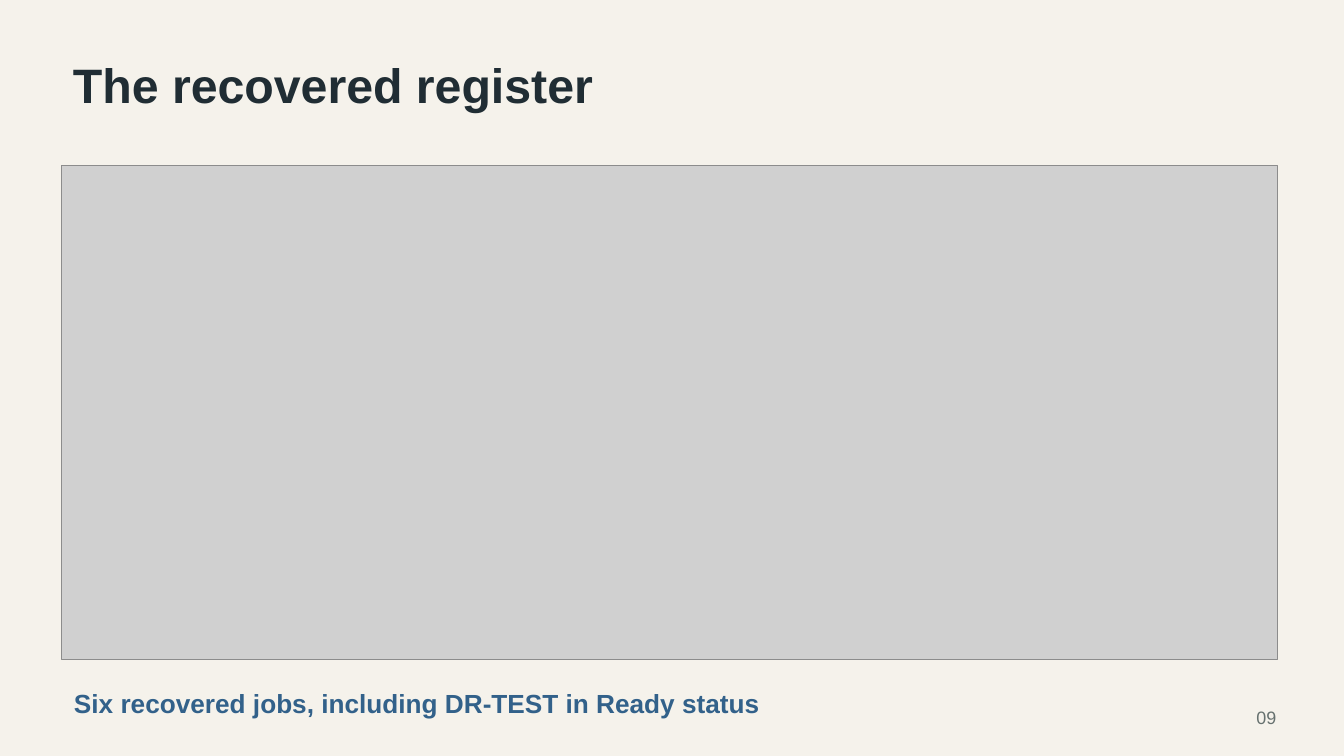
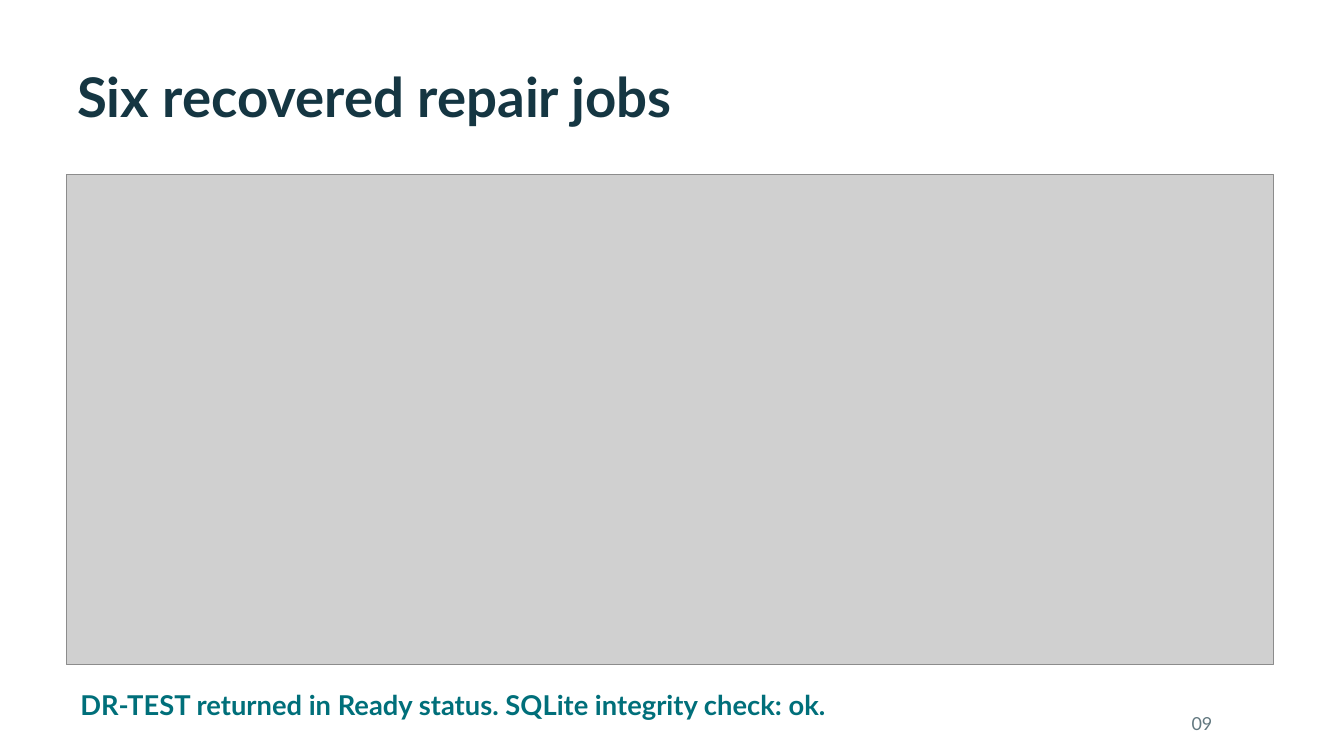
Before and after one commit to Shemarhn/northstar-aws-recovery, a slide deck: slide 9 of docs/presentation/Northstar-Repairs-Case-Study.pptx. Drawn at 1344x756 pixels with LibreOffice and Linux fonts; fonts in the diff are those of the drawing; grey boxes stand for pictures; background and template pictures are left out. Boxes give left, top, right and bottom in pixels: in the first picture for what was removed or moved away, otherwise in the second. Text is boxed around its words. In the diff, an @@ line names an element or a change of style, - is before the commit and + after.

```diff
--- a/docs/presentation/Northstar-Repairs-Case-Study.pptx
+++ b/docs/presentation/Northstar-Repairs-Case-Study.pptx
@@ background #F5F2EB to picture (left out) @@
@@ text at (77,76,671,127): text changed; size 34.5 to 39 pt; font Arial to Lato; text colour #202D34 to #153642 @@
-The recovered register
+Six recovered repair jobs
@@ picture: place and size @@
-picture at (62,166,1277,660)
+picture at (67,174,1274,664)
@@ text at (80,694,826,720): text changed; size 18.8 to 19.5 pt; font Arial to Lato; text colour #32618A to #006F7A @@
-Six recovered jobs, including DR-TEST in Ready status
+DR-TEST returned in Ready status. SQLite integrity check: ok.
@@ text "09": place and size @@
-text "09" at (1256,711,1276,724)
+text "09" at (1192,717,1213,730)
@@ text "09" at (1192,717,1213,730): font Arial to Lato, text colour #66716F to #627880 @@
```
Also in this commit, not shown: 7 other slides changed, 4 slides added, 4 slides removed, 21 other files.
